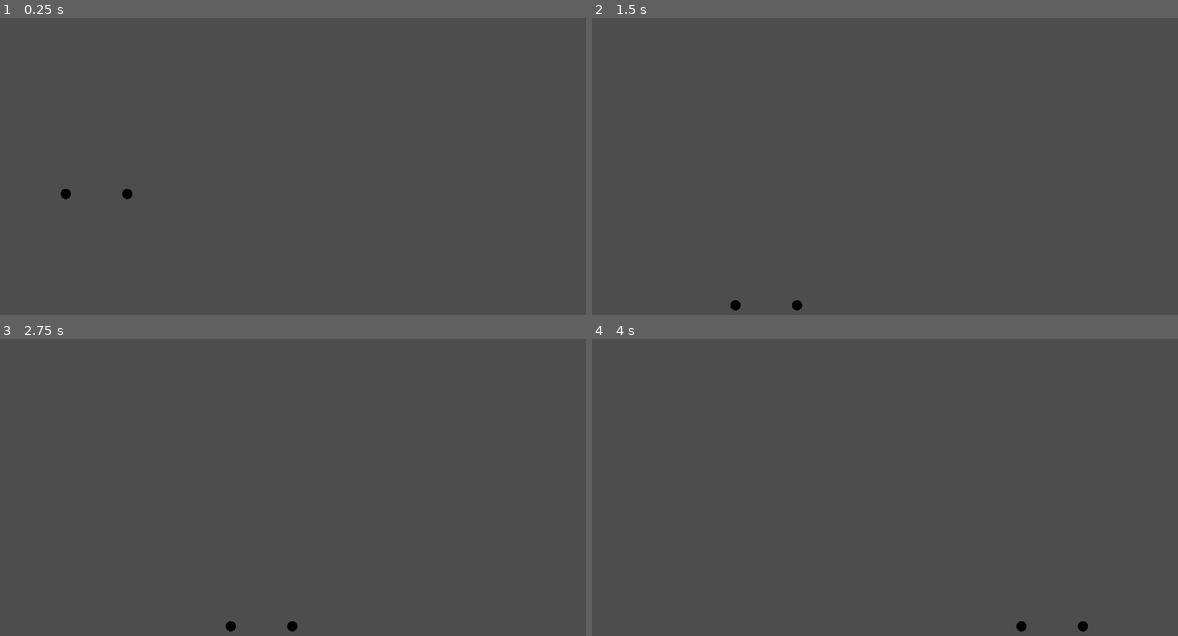
Above: before the commit, frames 1-4 (two rows, left to right).
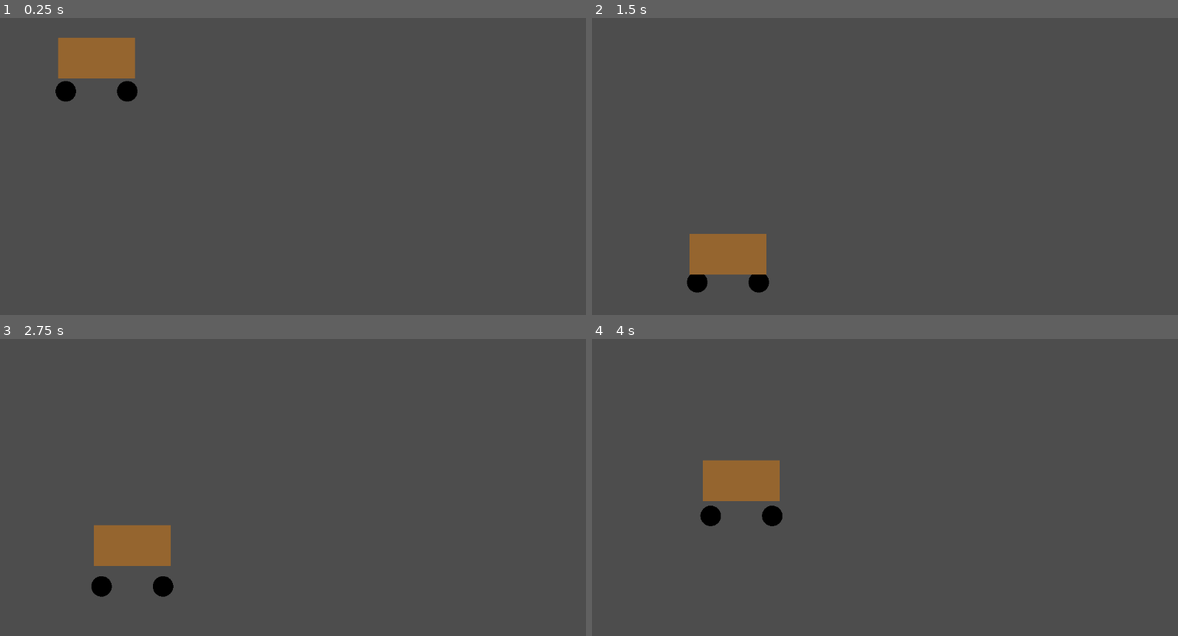
Above: after the commit, the same moments.

Repository: Sammouille/nodja
Game: Godot game, scene res://SCRIPT&SCENES/garage.tscn
Two runs of this game, one before a commit and one after it. Both use one fixed random seed, a clock stepped at 60 frames per second and the inputs below. The project has no main scene, so this scene is started directly.
Inputs (mouse positions are in pixels of both pictures, inside the frame that each line leads up to):
- Up to frame 1 (0.25 s): no input
- Up to frame 2 (1.5 s): tap Enter at 0.5 s; move the mouse to (1013, 151) at 0.52 s; hold D (merde) 0.53-1.28 s; click (1013, 151) at 0.67 s; tap Space (saut) at 0.77 s; move the mouse to (761, 187) at 1.27 s; hold A (gauche) from 1.28 s (still down); tap D (merde) at 1.35 s
- Up to frame 3 (2.75 s): tap Space (saut) at 1.52 s; move the mouse to (351, 416) at 2.02 s; release A (gauche) at 2.03 s; hold D (merde) from 2.03 s (still down)
- Up to frame 4 (4 s): move the mouse to (855, 555) at 2.77 s; release D (merde) at 2.78 s; tap D (merde) at 2.85 s; click (855, 555) at 2.92 s; tap Space (saut) at 3.02, 3.77 s; move the mouse to (1060, 540) at 3.52 s; hold A (gauche) from 3.53 s (still down); hold D (merde) from 3.53 s (still down)

The runs differ from the first frame. In frame 1, 2.3% of the frame differs, in the area x 9-24%, y 6-62%; in frame 2, 2.3%; in frame 3, 2.3%; in frame 4, 2.3%.

Commit message:
Le saut je crois

Diff:
--- a/SCRIPT&SCENES/garage.tscn
+++ b/SCRIPT&SCENES/garage.tscn
@@ -11,12 +11,16 @@
 [node name="Jantes" type="CharacterBody2D" parent="." unique_id=1314629988]
 position = Vector2(197, 86)
 script = ExtResource("1_4sqe4")
-poussee_horizontale = 60.0
-poussee_verticale = 15555.0
+poussee_horizontale = 12.0
+poussee_verticale = 13.0
+frottements_sol = 2.4
+gravite = 20.0
 
 [node name="CollisionShape2D" type="CollisionShape2D" parent="Jantes" unique_id=648828827]
 shape = SubResource("RectangleShape2D_g1xx7")
 
-[node name="Voiture" type="Node2D" parent="." unique_id=1629671311]
+[node name="Voiture" type="Node2D" parent="." unique_id=1629671311 node_paths=PackedStringArray("jantes")]
 position = Vector2(197, 86)
 script = ExtResource("2_p4axg")
+vitesse = 0.3
+jantes = NodePath("../Jantes")
--- a/SCRIPT&SCENES/jantes.gd
+++ b/SCRIPT&SCENES/jantes.gd
@@ -3,11 +3,11 @@
 
 @export var poussee_horizontale:= 4.0
 @export var poussee_verticale:= 30.0
-@export var masse:= 10.0:
+@export var masse:= 1.0:
 	set(value):
 		inv_masse = 1.00/value
 		masse = value
-var inv_masse:= 0.1
+var inv_masse:= 1.0
 @export var frottements_sol:= 0.1
 @export var frottements_air:= 0.01
 
@@ -42,13 +42,13 @@
 		au_sol = false
 		acceleration += Vector2(0.0, gravite * masse)
 	else:
+		if !au_sol:
+			position.y = 500
+			velocite.y = 0.0
 		au_sol = true
-		position.y = 500
-		velocite.y = 0.0
 
 # Called every frame. 'delta' is the elapsed time since the previous frame.
 func _process(delta: float) -> void:
-	print(velocite)
 	if au_sol:
 		if Input.is_action_pressed("gauche") or Input.is_action_pressed("merde"):
 			var trajectoire_horizontale:= Input.get_axis("gauche", "merde")
@@ -62,5 +62,5 @@
 	actualiser_velocite(delta)
 
 func _draw() -> void:
-	draw_circle(Vector2.RIGHT * 60 + Vector2.DOWN * 90, 10.0, Color(0.0, 0.0, 0.0, 1.0), true)
-	draw_circle(Vector2.LEFT * 60 + Vector2.DOWN * 90, 10.0, Color(0.0, 0.0, 0.0, 1.0), true)
+	draw_circle(Vector2.RIGHT * 60 + Vector2.DOWN * 45, 20.0, Color(0.0, 0.0, 0.0, 1.0), true)
+	draw_circle(Vector2.LEFT * 60 + Vector2.DOWN * 45, 20.0, Color(0.0, 0.0, 0.0, 1.0), true)
--- a/SCRIPT&SCENES/voiture.gd
+++ b/SCRIPT&SCENES/voiture.gd
@@ -1,7 +1,7 @@
 extends Node2D
 
-
-
+@export var vitesse:= 0.4
+@export var jantes: Node2D
 
 
 # Called when the node enters the scene tree for the first time.
@@ -11,4 +11,11 @@
 
 # Called every frame. 'delta' is the elapsed time since the previous frame.
 func _process(delta: float) -> void:
-	pass
+	if position.y != jantes.position.y:
+		position.y = lerpf(position.y, jantes.position.y, vitesse)
+	else:
+		position.y = jantes.position.y
+	position.x = jantes.position.x
+
+func _draw() -> void:
+	draw_rect(Rect2(Vector2(-75,-50), Vector2(150,80)), Color(0.584, 0.396, 0.183, 1.0), true)
